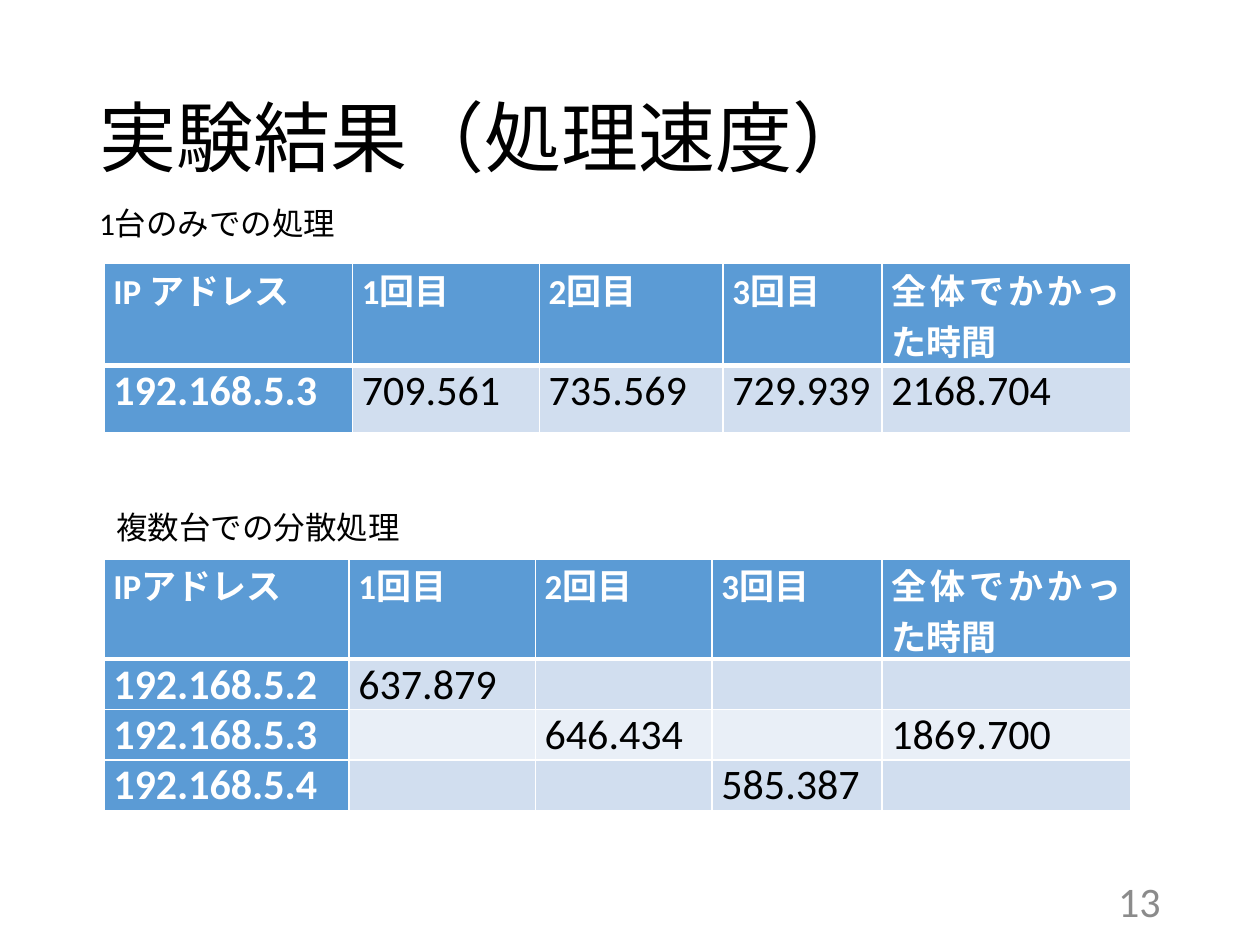
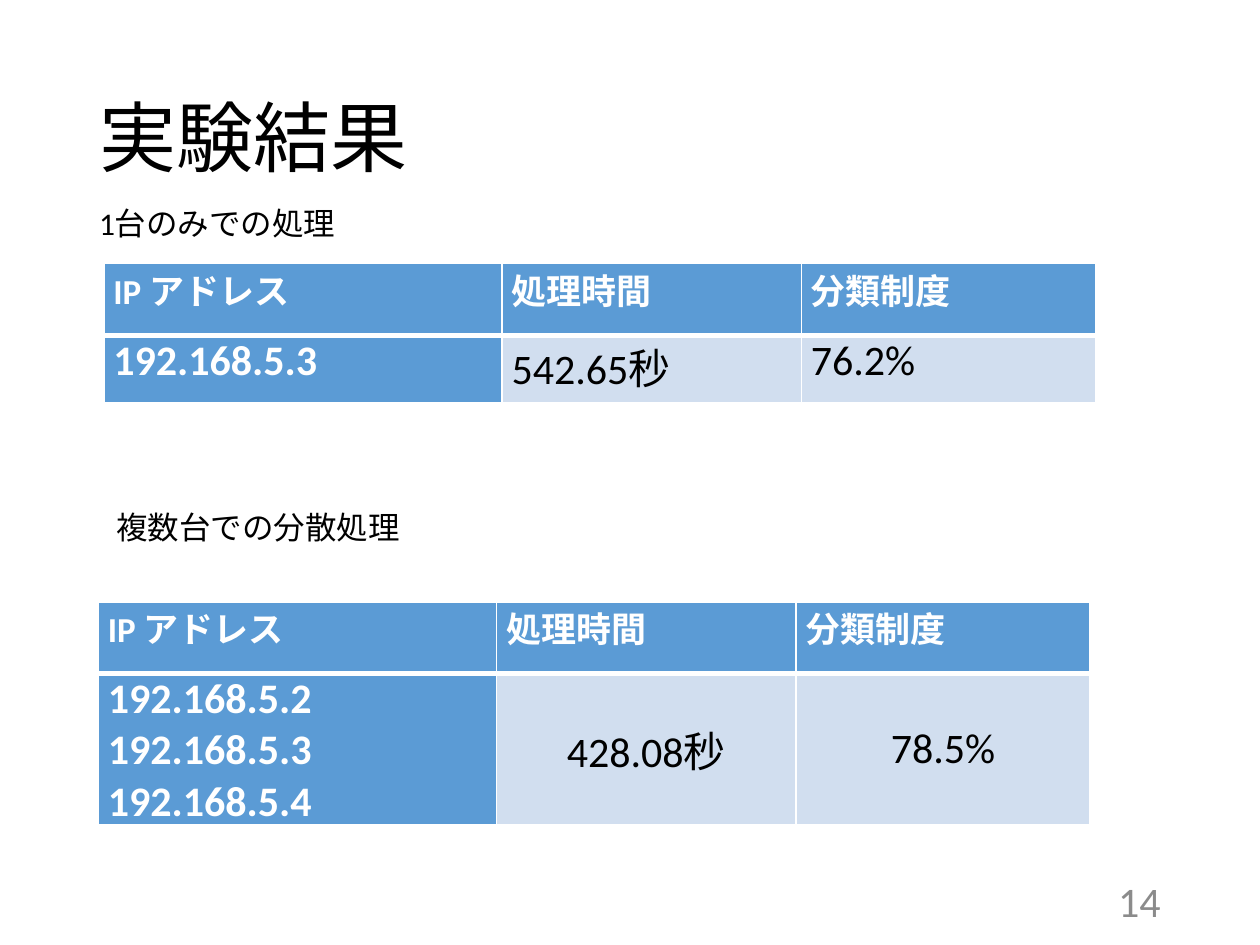
Before and after one commit to kait-takanolab/1821144-yoshii-thesis, a slide deck: slide 14 of 発表用スライド/1821144_卒研発表.pptx (slide 13 before the commit). Drawn at 1260x945 pixels with LibreOffice and Linux fonts; fonts in the diff are those of the drawing. Boxes give left, top, right and bottom in pixels: in the first picture for what was removed or moved away, otherwise in the second. Text is boxed around its words. In the diff, an @@ line names an element or a change of style, - is before the commit and + after.

```diff
--- a/発表用スライド/1821144_卒研発表.pptx
+++ b/発表用スライド/1821144_卒研発表.pptx
@@ title at bbox=[99, 101, 407, 173]: text changed @@
-実験結果（処理速度）
+実験結果
@@ table at bbox=[103, 263, 1094, 403] @@
-column 2: 1回目 | 709.561
-column 3: 2回目 | 735.569
-column 4: 3回目 | 729.939
-column 5: 全体でかかった時間 | 2168.704
+column 2: 処理時間 | 542.65秒
+column 3: 分類制度 | 76.2%
@@ table: place and size @@
-table at bbox=[103, 263, 1129, 415]
+table at bbox=[103, 263, 1094, 403]
@@ table at bbox=[98, 602, 1089, 830] @@
-IPアドレス | 1回目 | 2回目 | 3回目 | 全体でかかった時間
-192.168.5.2 | 637.879 |  |  | 
-192.168.5.3 |  | 646.434 |  | 1869.700
-192.168.5.4 |  |  | 585.387 | 
+IP アドレス | 処理時間 | 分類制度
+192.168.5.2 / 192.168.5.3 / 192.168.5.4 | 428.08秒 | 78.5%
@@ table: place and size @@
-table at bbox=[103, 559, 1130, 810]
+table at bbox=[98, 602, 1089, 830]
@@ page number at bbox=[1118, 890, 1161, 917]: text changed @@
-13
+14
```
Also in this commit, not shown: 11 other slides changed, 2 slides added, 3 slides removed, 1 other file.
